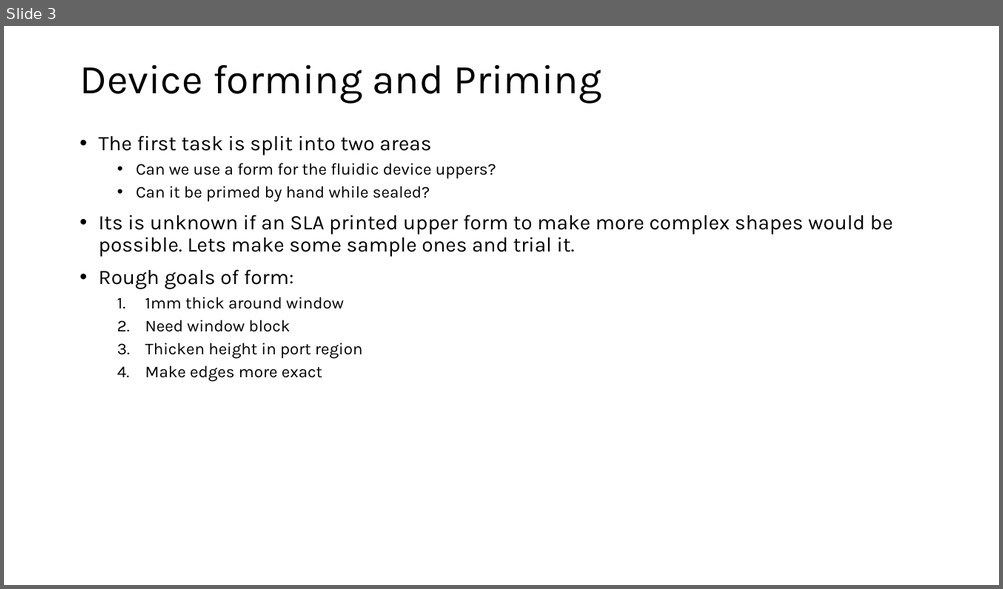
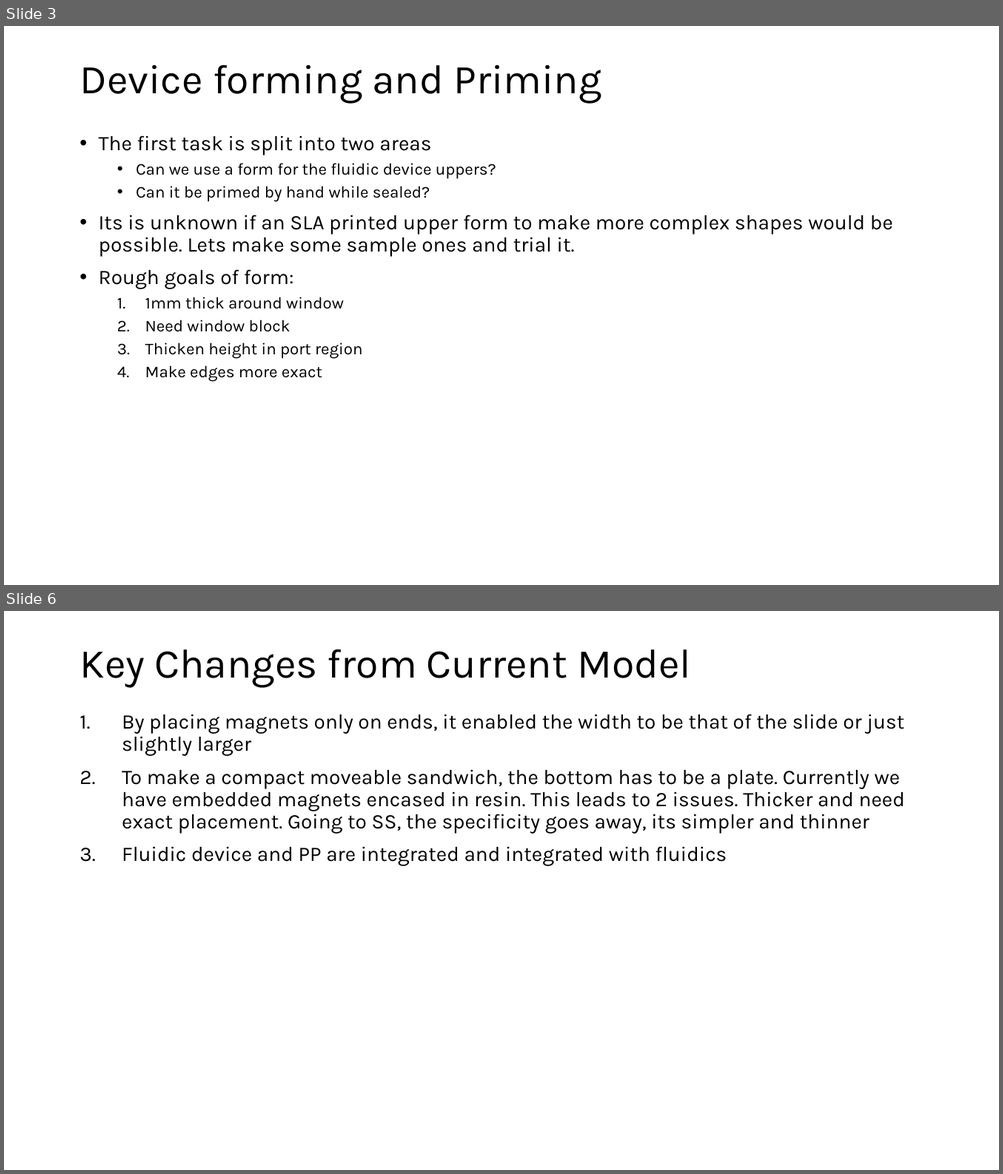
Before and after one commit to mdanderson03/SpectrePlex, a slide deck: Presentation/Commercial Prototype Production.pptx. Shown one above the other, each under a label of ours: slide 3 before the commit, slides 3 and 6 after it; the slides between them are not shown. The pictures are 1003x589 and 1003x1174 pixels, drawn with LibreOffice and Linux fonts; fonts in the diff are those of the drawing. Boxes give left, top, right and bottom in pixels: in the first picture for what was removed or moved away, otherwise in the second. Text is boxed around its words. In the diff, an @@ line names an element or a change of style, - is before the commit and + after.

```diff
--- a/Presentation/Commercial Prototype Production.pptx
+++ b/Presentation/Commercial Prototype Production.pptx
@@ slide 6 added at [4, 611, 999, 1170], background #FFFFFF @@
@@ title added at [79, 649, 691, 687], 39.6 pt, text #000000 @@
+Key Changes from Current Model
@@ text added at [122, 714, 905, 866], 20 pt, text #000000 @@
+1. By placing magnets only on ends, it enabled the width to be that of the slide or just slightly larger
+2. To make a compact moveable sandwich, the bottom has to be a plate. Currently we have embedded magnets encased in resin. This leads to 2 issues. Thicker and need exact placement. Going to SS, the specificity goes away, its simpler and thinner
+3. Fluidic device and PP are integrated and integrated with fluidics
```
Also in this commit, not shown: 3 other slides added, 2 other files.
